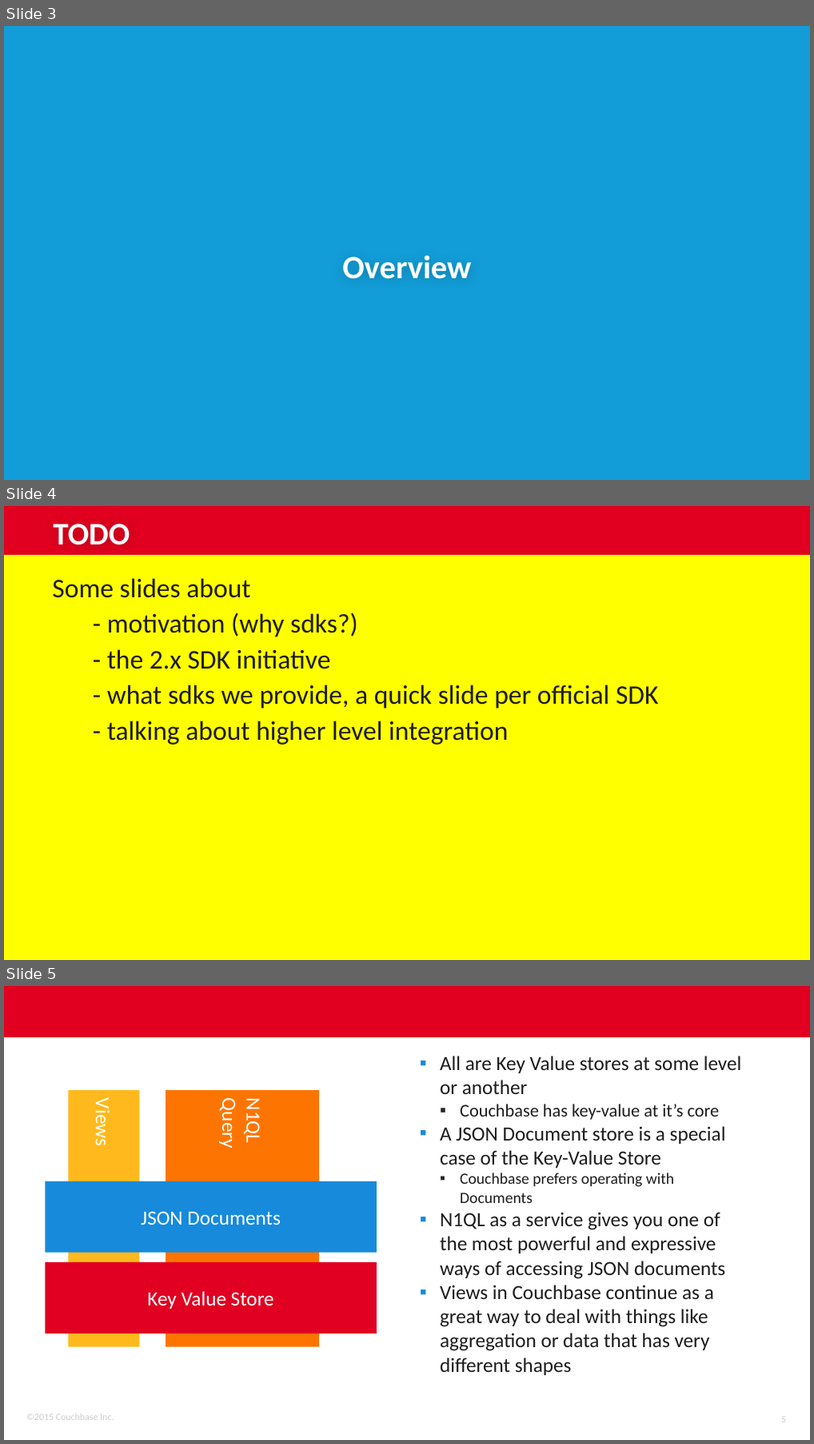
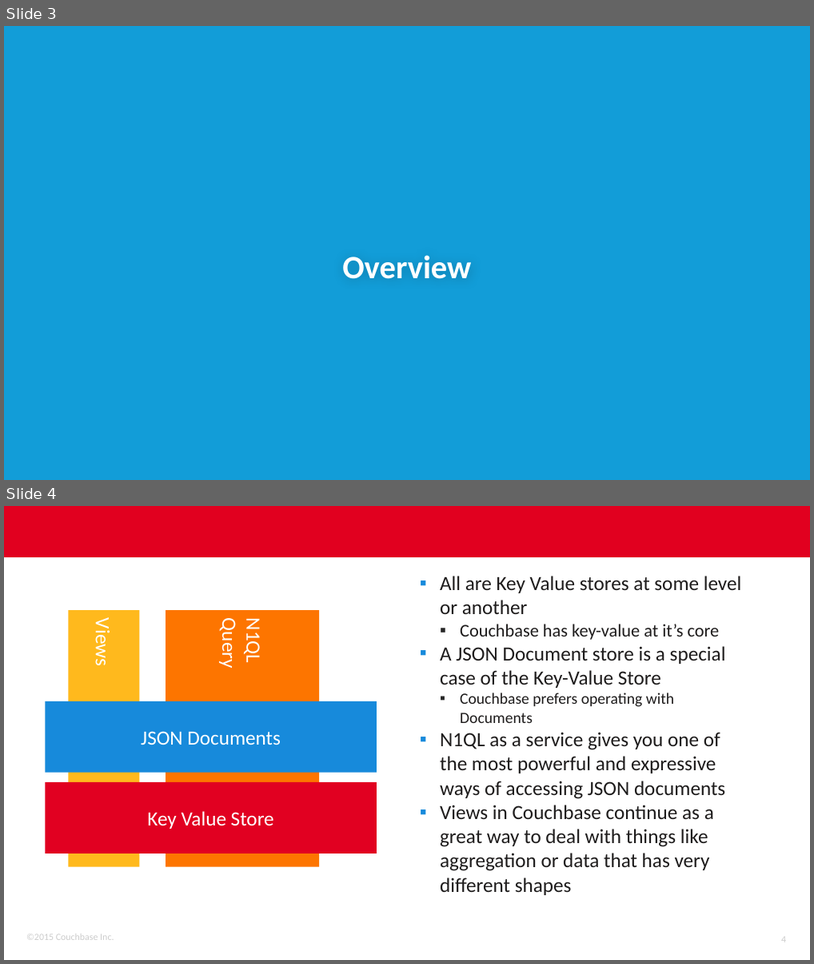
Before and after one commit to subalakr/workshop, a slide deck: server/presentations/Lec-02_Programming_Couchbase.pptx. Shown one above the other, each under a label of ours: slides 3, 4 and 5 before the commit, slides 3 and 4 after it. The pictures are 814x1444 and 814x964 pixels, drawn with LibreOffice and Linux fonts; fonts in the diff are those of the drawing; background and template pictures are left out. Boxes give left, top, right and bottom in pixels: in the first picture for what was removed or moved away, otherwise in the second. Text is boxed around its words. In the diff, an @@ line names an element or a change of style, - is before the commit and + after.

```diff
--- a/server/presentations/Lec-02_Programming_Couchbase.pptx
+++ b/server/presentations/Lec-02_Programming_Couchbase.pptx
@@ slide 4 removed at <box>4,506,810,960</box>, background #FFFFFF; not listed: 1 template element that a slide beside it also shows @@
@@ title removed at <box>53,524,130,545</box> @@
-TODO
@@ rectangle removed at <box>4,555,810,960</box> @@
@@ text removed at <box>52,578,659,744</box> @@
-Some slides about
-- motivation (why sdks?)
-- the 2.x SDK initiative
-- what sdks we provide, a quick slide per official SDK
-- talking about higher level integration
@@ what was slide 5 is now slide 4 @@
@@ page number at <box>782,936,786,940</box>: text changed @@
-5
+4
```
Also in this commit, not shown: 7 slides changed, 3 slides added, 3 other slides removed, 9 other files.
